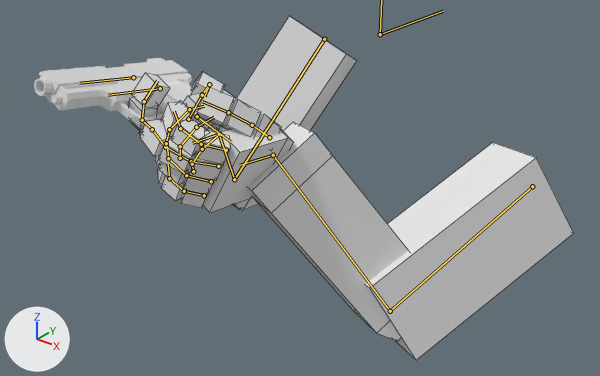
A saved change to the Blender file Assets/Blender FPS Rigging & Animation/Course_Files_Blender_FPS_Rigging_&_Animation_Tutorial/Section_03 (Part 7-14)/Lecture_3.1 (Part 7)/Arms_Model.blend.
Both versions are drawn from a 50 mm lens placed at (0.64, -0.98, 0.32), pointed at (-0.03, -0.14, -0.2). Arrows for +X, +Y and +Z are at lower left; the lights stay in place. Both versions are drawn at frame 38 of the action 'FP_reload'; the numbers are the values there. The bones that bend it are drawn over the model as lines. Mesh edges are drawn as thin lines on the coarser meshes.

Objects in the first picture: 'arms', 'gun'.
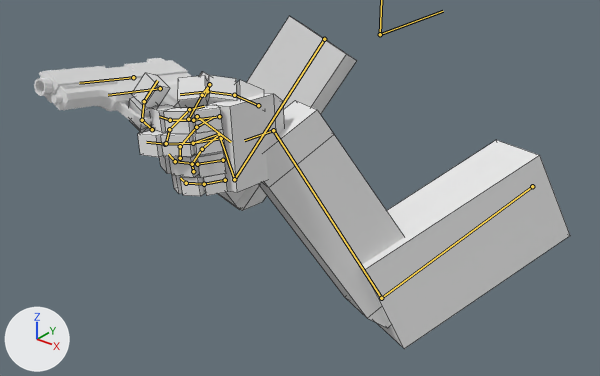
Commit message: Reload Animation Update

The change, as JSON lines over the scene's bpy script:
```json
{"block": "bone_hand_ctrl_l", "where": "bone_hand_ctrl_l = bpy.data.objects['Arms_Rig'].pose.bones['Hand_Ctrl_L']  # child of 'root'"}
{"op": "set", "path": "bone_hand_ctrl_l.location", "old": "(2.24, -5.54, -0.77)", "new": "(2.23, -5.35, -0.64)"}
{"op": "set", "path": "bone_hand_ctrl_l.rotation_quaternion", "old": "(-0.004, -0.746, -0.666, -0.017)", "new": "(0.225, -0.649, -0.602, -0.198)", "note": "degrees (178, -1, 84) -> degrees (4, -143, -96)"}
```

What differs and where, as boxes [x1, y1, x2, y2] in the pictures (600 x 376 px):
```json
{"object": "arms", "change": "posed", "before": [129, 16, 573, 360], "after": [129, 16, 570, 349]}
```
